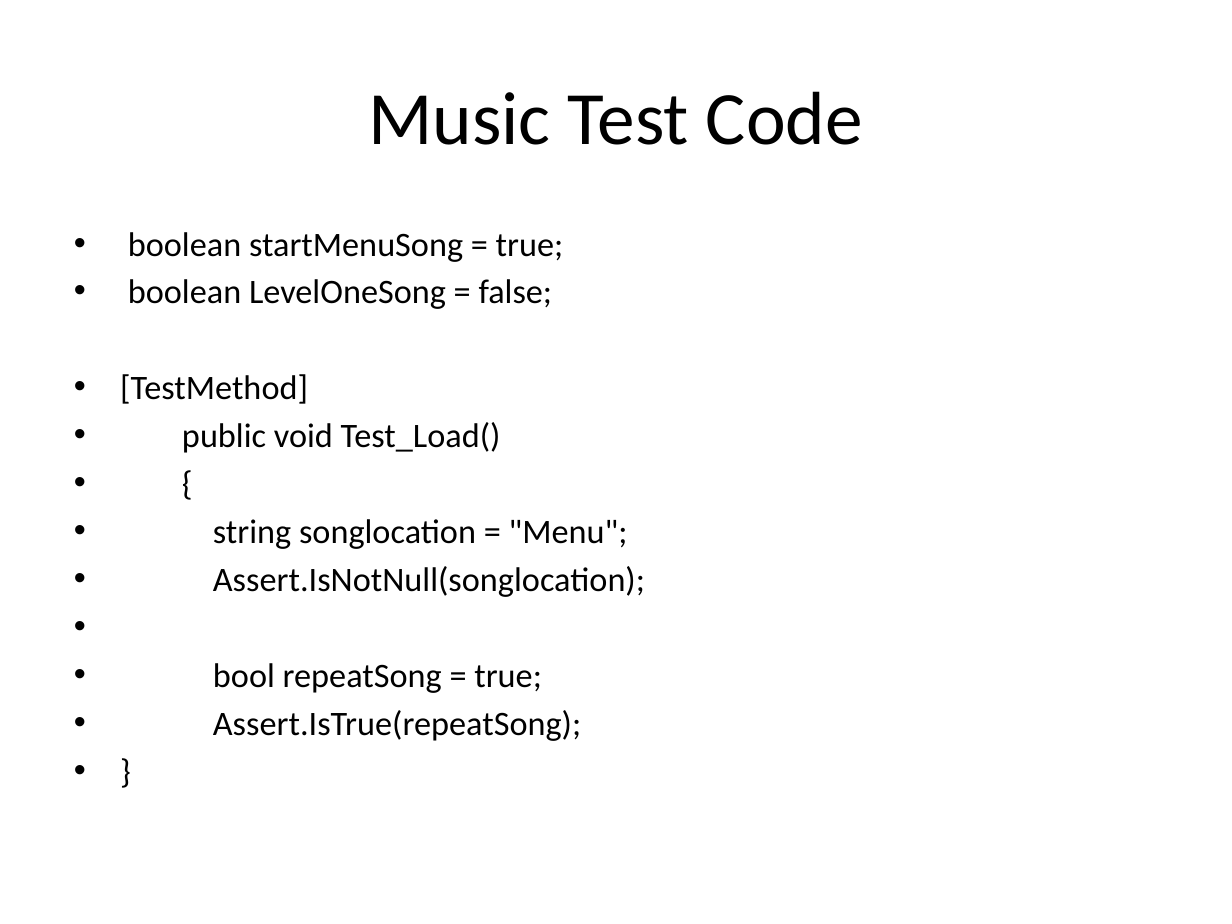
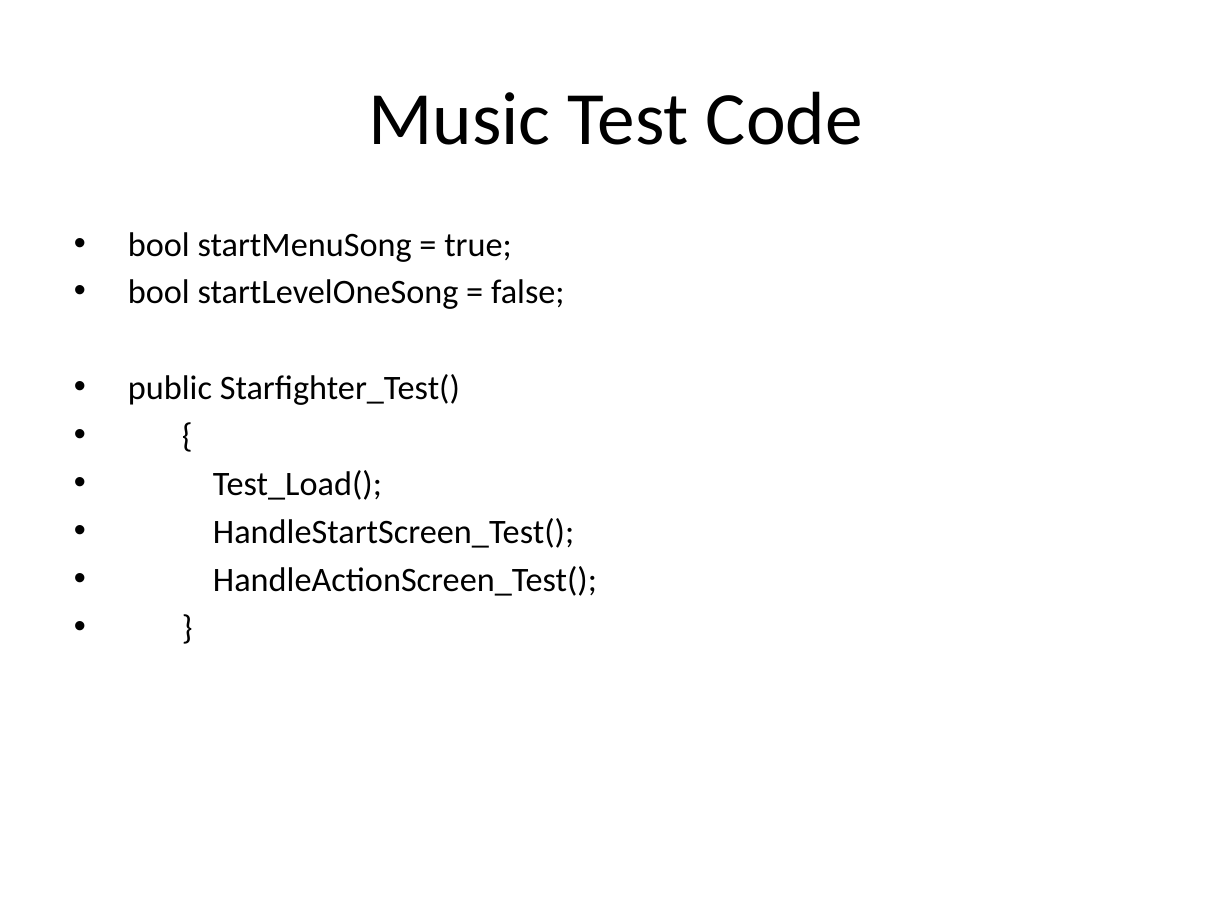
Before and after one commit to csce3513/Team15, a slide deck: slide 3 of Project Starfighter 1.1.pptx. Drawn at 1232x924 pixels with LibreOffice and Linux fonts; fonts in the diff are those of the drawing; background and template pictures are left out. Boxes give left, top, right and bottom in pixels: in the first picture for what was removed or moved away, otherwise in the second. Text is boxed around its words. In the diff, an @@ line names an element or a change of style, - is before the commit and + after.

```diff
--- a/Project Starfighter 1.1.pptx
+++ b/Project Starfighter 1.1.pptx
@@ text at [128,232,565,405]: text changed @@
-• boolean startMenuSong = true;
-• boolean LevelOneSong = false;
-• [TestMethod]
-• public void Test_Load()
+• bool startMenuSong = true;
+• bool startLevelOneSong = false;
+• public Starfighter_Test()
@@ text at [213,470,597,596]: text changed @@
-• string songlocation = "Menu";
-• Assert.IsNotNull(songlocation);
-• bool repeatSong = true;
-• Assert.IsTrue(repeatSong);
+• Test_Load();
+• HandleStartScreen_Test();
+• HandleActionScreen_Test();
```
Also in this commit, not shown: 4 other slides changed, 3 slides added, 48 other files.
